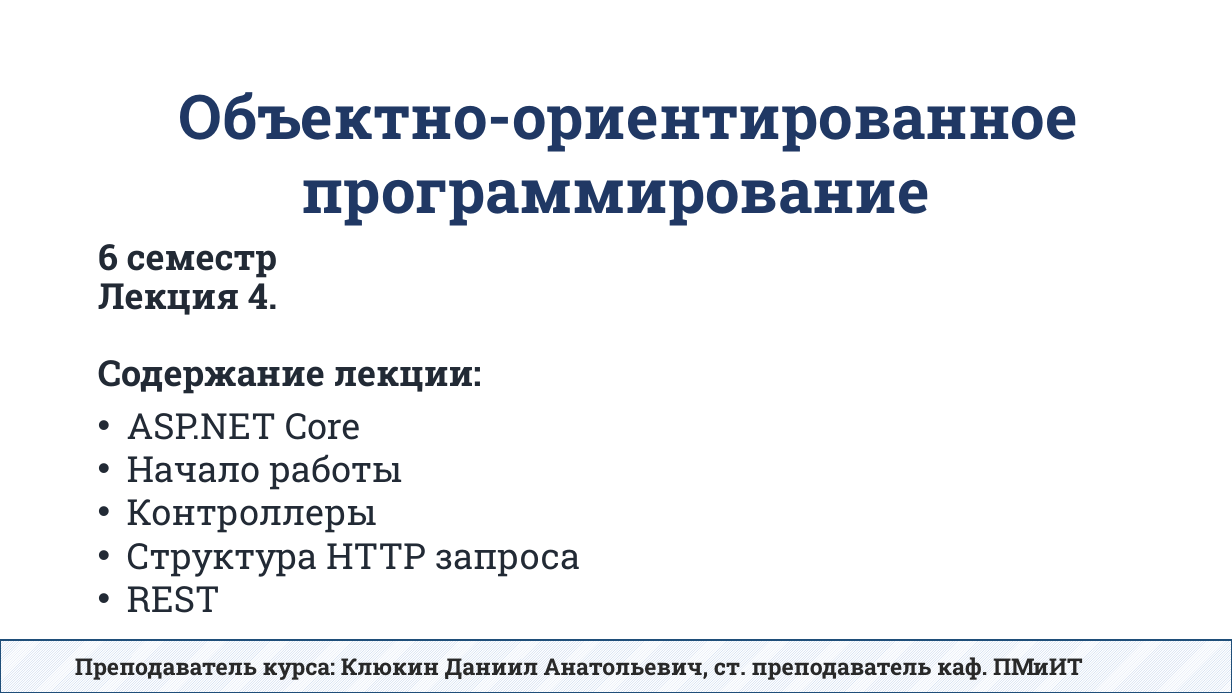
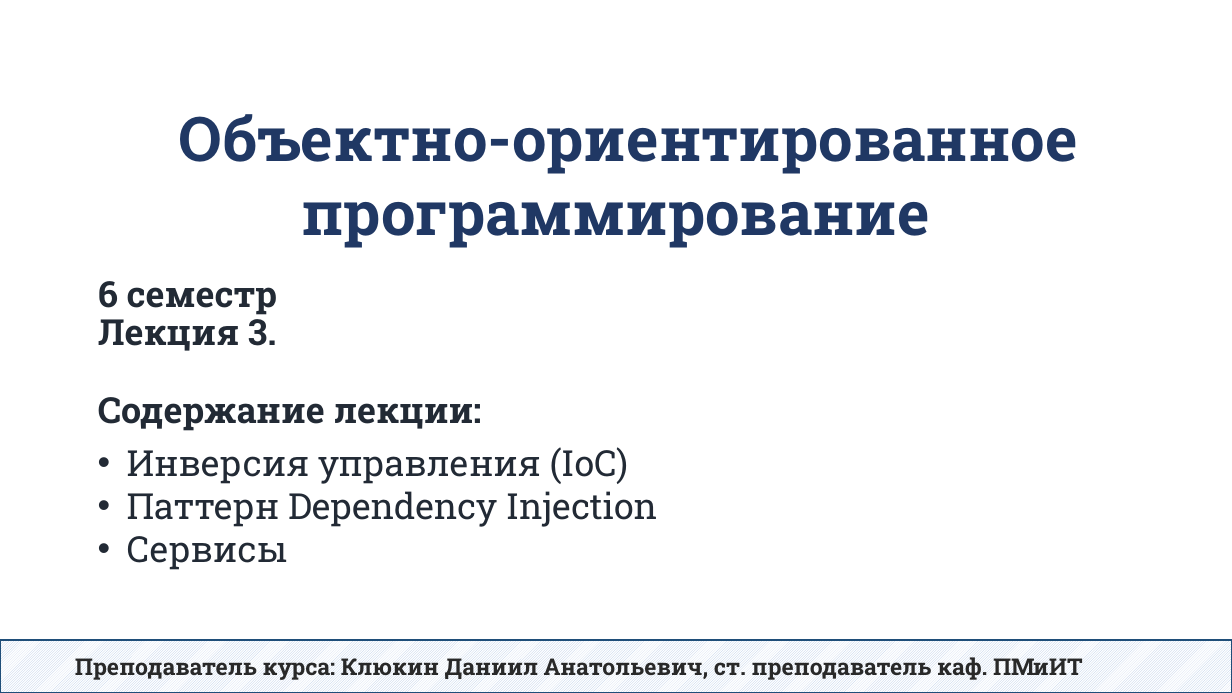
Before and after one commit to DaniilKlyukin/OOP-6, a slide deck: slide 1 of Лекции/ООП 2 лек 4.pptx. Drawn at 1232x693 pixels with LibreOffice and Linux fonts; fonts in the diff are those of the drawing. Boxes give left, top, right and bottom in pixels: in the first picture for what was removed or moved away, otherwise in the second. Text is boxed around its words. In the diff, an @@ line names an element or a change of style, - is before the commit and + after.

```diff
--- a/Лекции/ООП 2 лек 4.pptx
+++ b/Лекции/ООП 2 лек 4.pptx
@@ text "Объектно-ориентированное программирование": place and size @@
-text "Объектно-ориентированное программирование" at box(179, 92, 1078, 226)
+text "Объектно-ориентированное программирование" at box(179, 114, 1078, 248)
@@ title at box(98, 281, 482, 431): text changed @@
-6 семестр
-Лекция 4.
-Содержание лекции:
+6 семестр
+Лекция 3.
+Содержание лекции:
@@ text at box(127, 447, 658, 570): text changed @@
-• ASP.NET Core
-• Начало работы
-• Контроллеры
-• Структура HTTP запроса
-• REST
+• Инверсия управления (IoC)
+• Паттерн Dependency Injection
+• Сервисы
```
Also in this commit, not shown: 34 slides added, 53 slides removed, 7 other files.
